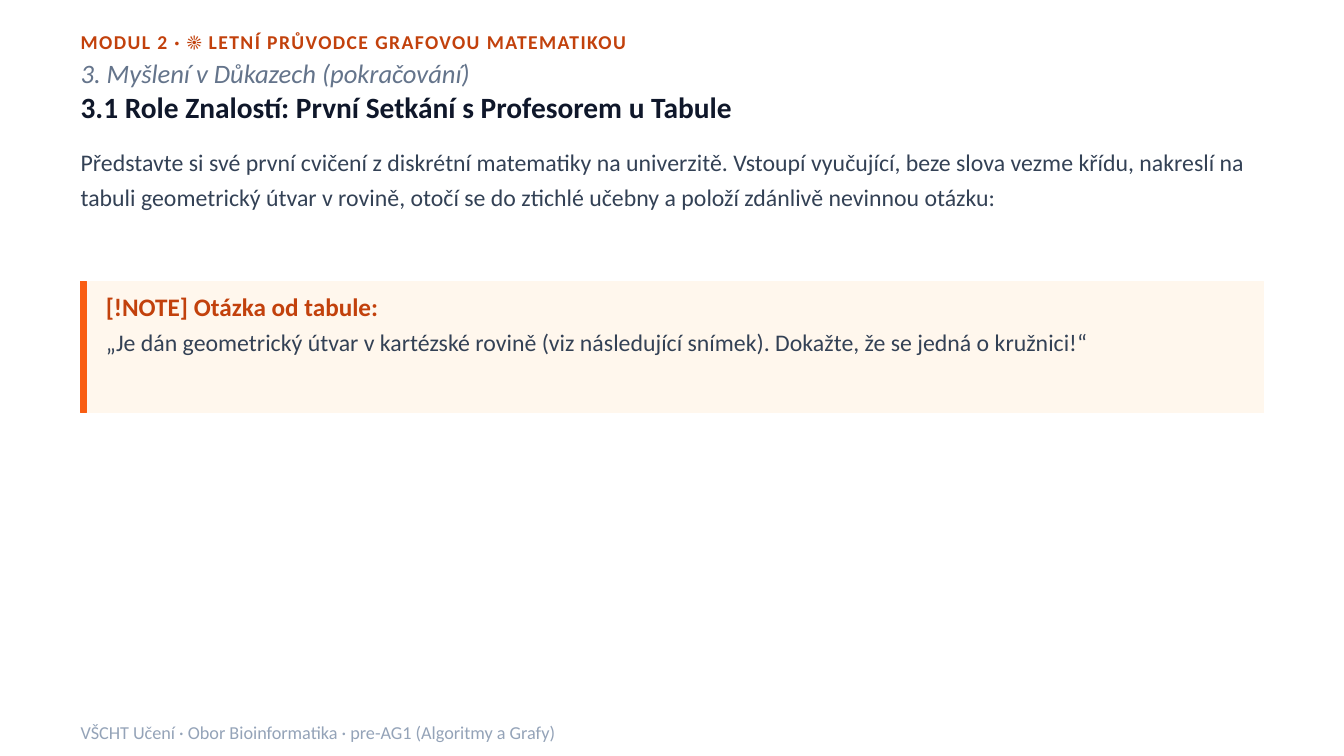
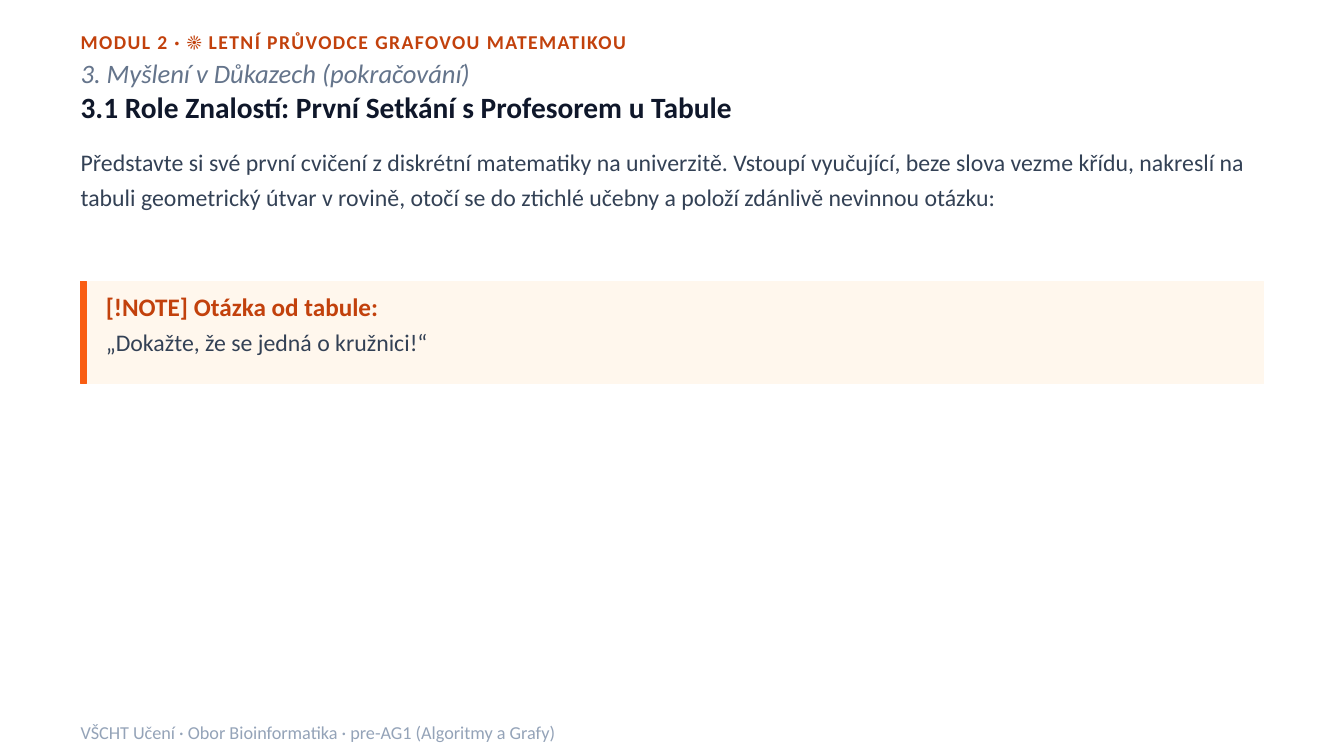
Before and after one commit to kolardavidcz/vscht-uceni-web, a slide deck: slide 5 of pre-ag1-kurz.pptx (slide 7 before the commit). Drawn at 1344x756 pixels with LibreOffice and Linux fonts; fonts in the diff are those of the drawing. Boxes give left, top, right and bottom in pixels: in the first picture for what was removed or moved away, otherwise in the second. Text is boxed around its words. In the diff, an @@ line names an element or a change of style, - is before the commit and + after.

```diff
--- a/pre-ag1-kurz.pptx
+++ b/pre-ag1-kurz.pptx
@@ rectangle: place and size @@
-rectangle at (81,281,1263,413)
+rectangle at (81,281,1263,383)
@@ rectangle: place and size @@
-rectangle at (81,281,87,413)
+rectangle at (81,281,87,383)
@@ text at (106,297,427,355): text changed @@
-[!NOTE] Otázka od tabule:
-„Je dán geometrický útvar v kartézské rovině (viz následující snímek). Dokažte, že se jedná o kružnici!“
+[!NOTE] Otázka od tabule:
+„Dokažte, že se jedná o kružnici!“
```
Also in this commit, not shown: 26 other slides changed, 1 slide added, 2 slides removed, 6 other files.
